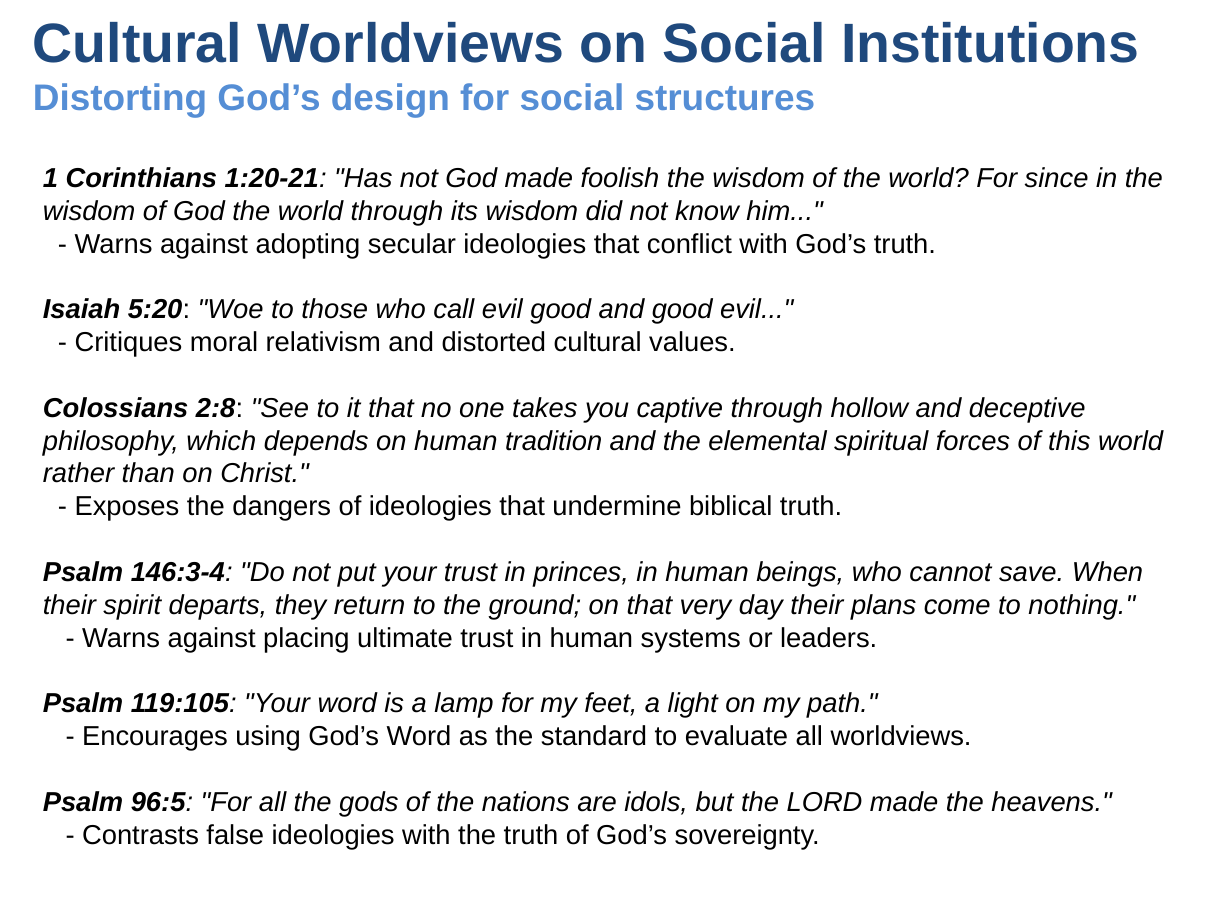
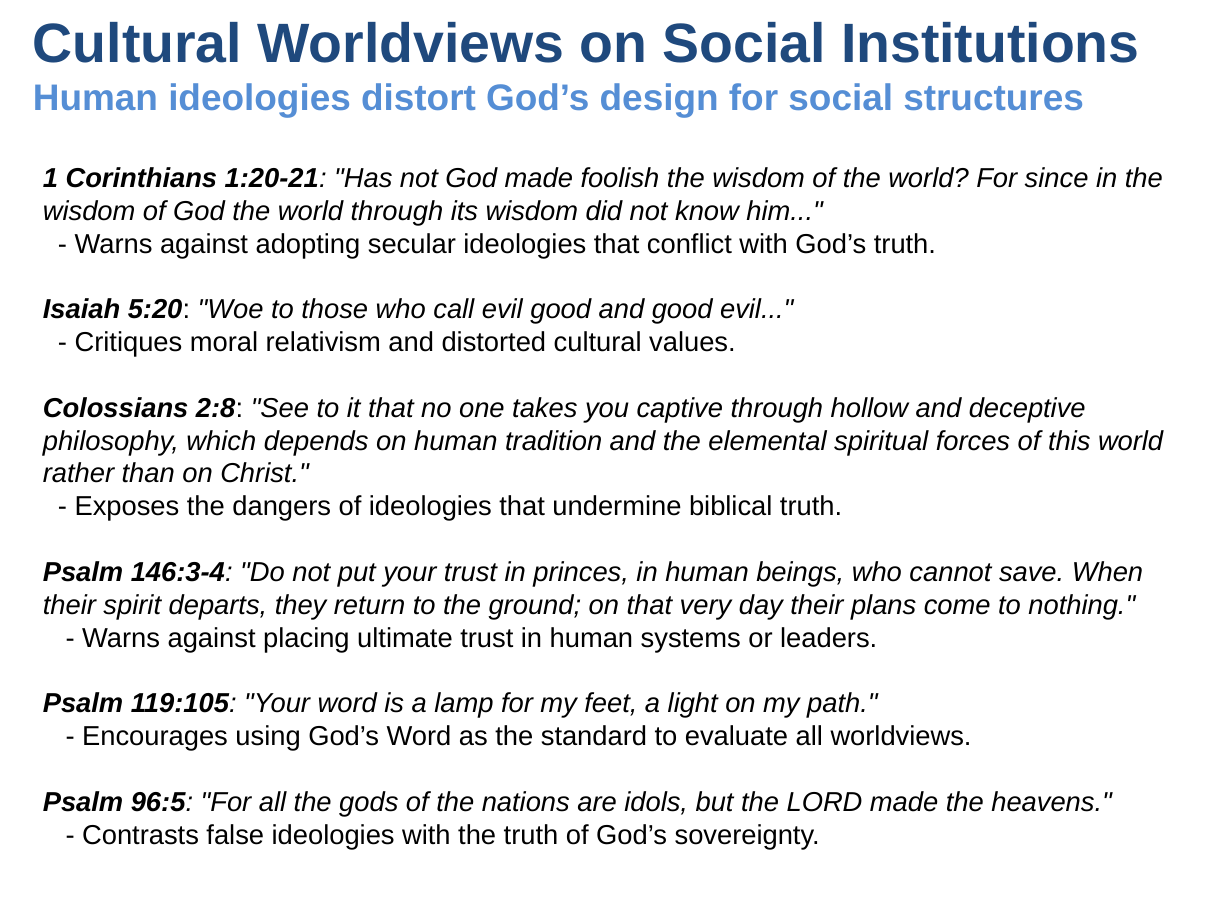
Before and after one commit to UsefulEngines/EvangelismPublic, a slide deck: slide 12 of 2024-Q4/2024-11-24/2024-11-24-Psalms.pptx (slide 9 before the commit). Drawn at 1232x924 pixels with LibreOffice and Linux fonts; fonts in the diff are those of the drawing. Boxes give left, top, right and bottom in pixels: in the first picture for what was removed or moved away, otherwise in the second. Text is boxed around its words. In the diff, an @@ line names an element or a change of style, - is before the commit and + after.

```diff
--- a/2024-Q4/2024-11-24/2024-11-24-Psalms.pptx
+++ b/2024-Q4/2024-11-24/2024-11-24-Psalms.pptx
@@ title at (x1=33, y1=22, x2=1139, y2=117): text changed @@
-Cultural Worldviews on Social Institutions
-Distorting God’s design for social structures
+Cultural Worldviews on Social Institutions
+Human ideologies distort God’s design for social structures
```
Also in this commit, not shown: 3 other slides changed, 3 slides added, 1 other file.
